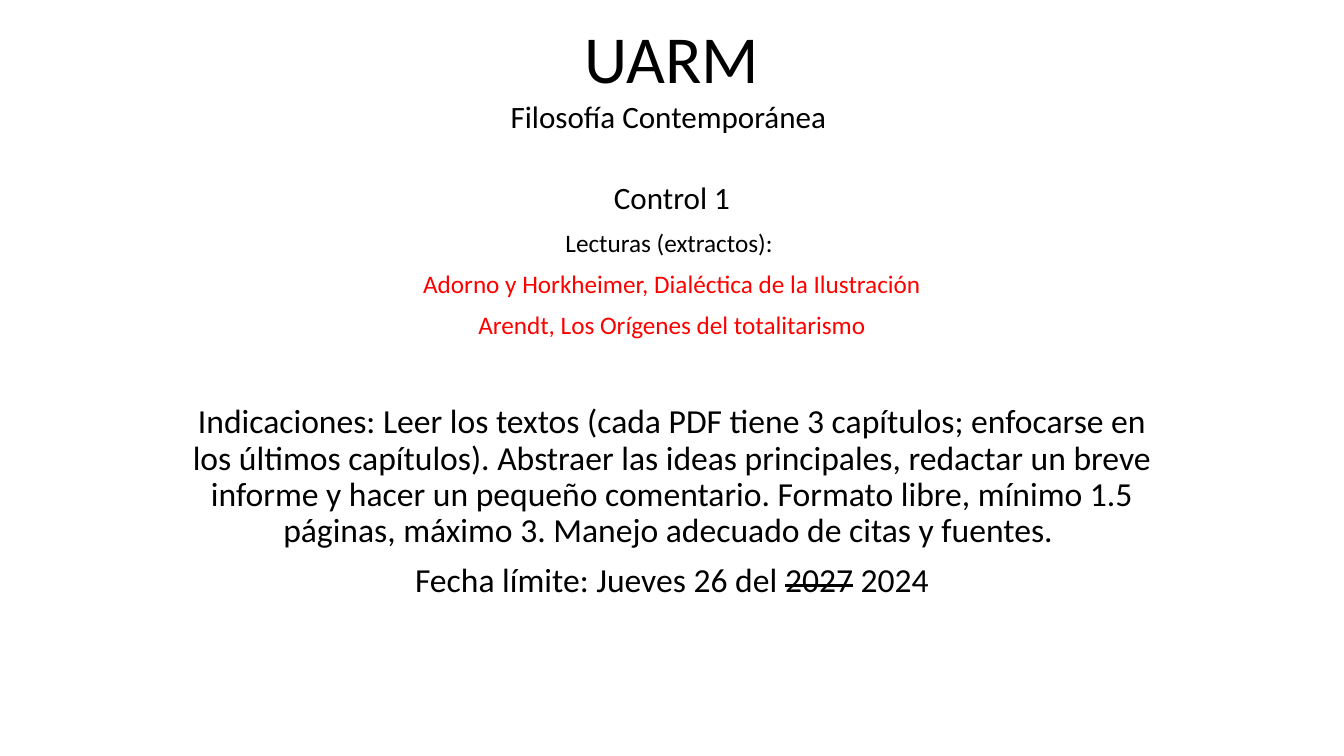
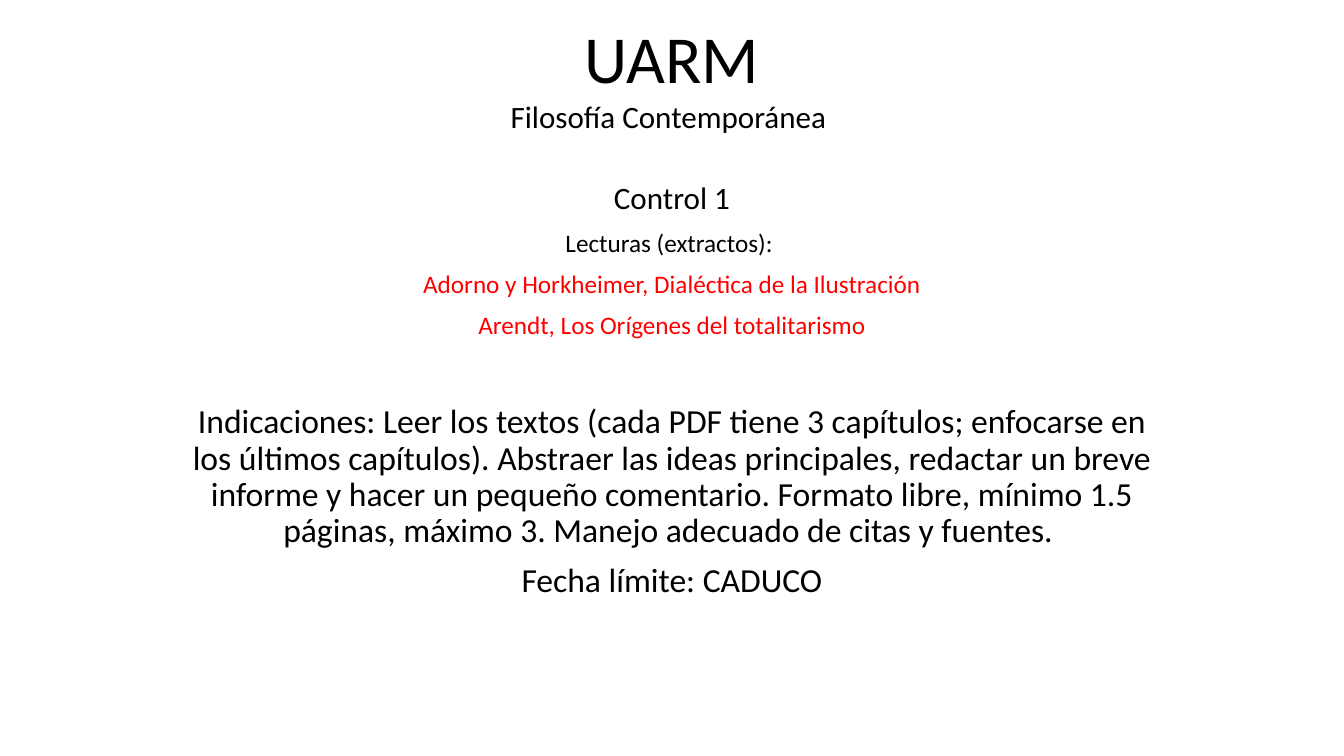
Before and after one commit to zaboltar/ArchaeologyJourney, a slide deck: slide 1 of DigSite/New Arcaism/uarm 2024 2/contemporanea/0000 control 1.pptx. Drawn at 1344x756 pixels with LibreOffice and Linux fonts; fonts in the diff are those of the drawing. Boxes give left, top, right and bottom in pixels: in the first picture for what was removed or moved away, otherwise in the second. Text is boxed around its words. In the diff, an @@ line names an element or a change of style, - is before the commit and + after.

```diff
--- a/DigSite/New Arcaism/uarm 2024 2/contemporanea/0000 control 1.pptx
+++ b/DigSite/New Arcaism/uarm 2024 2/contemporanea/0000 control 1.pptx
@@ text at [522, 568, 822, 593]: text changed @@
-Fecha límite: Jueves 26 del 2027 2024
+Fecha límite: CADUCO
```
Also in this commit, not shown: 2 other slides changed, 5 other files.
